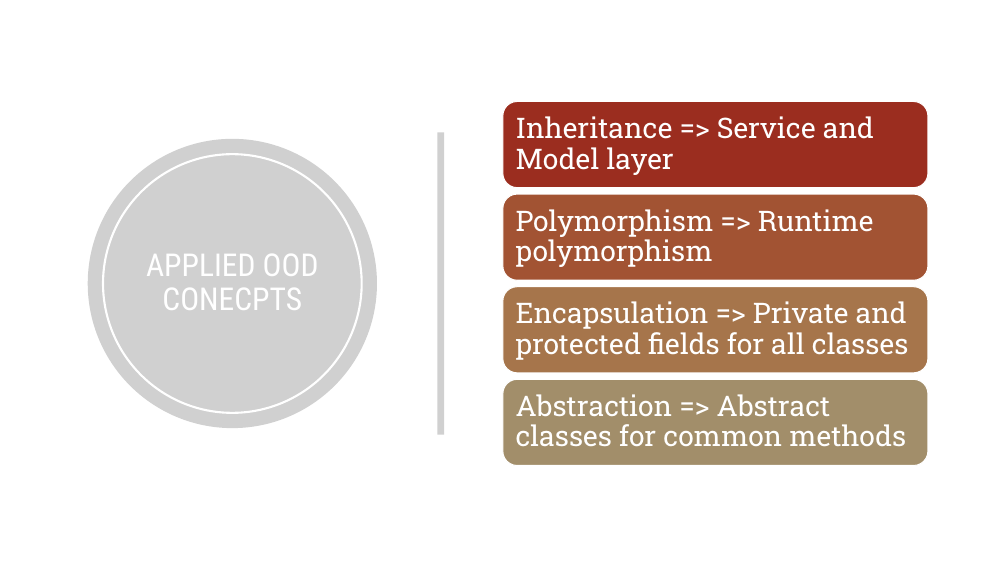
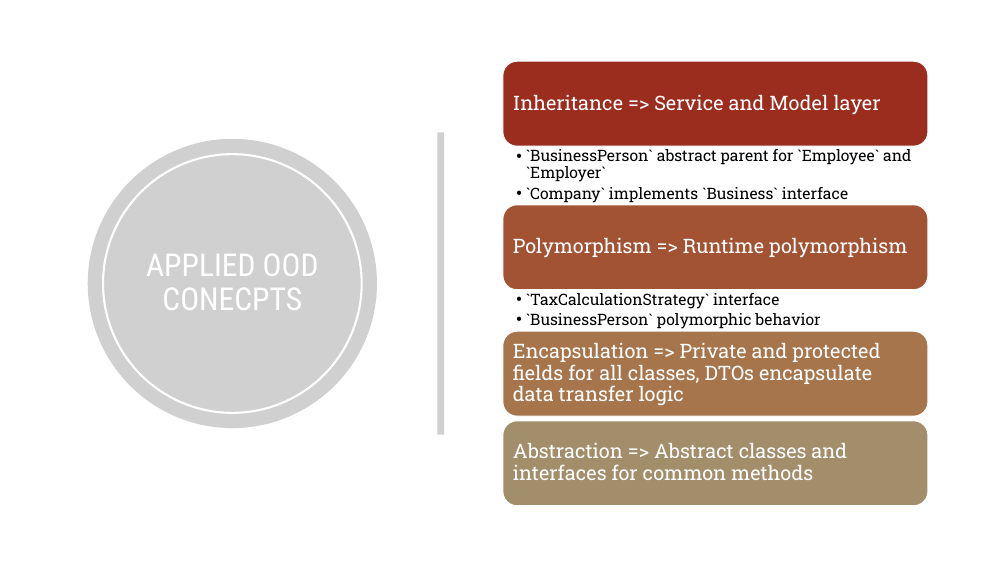
Before and after one commit to JacobLef/Buzy, a slide deck: slide 5 of src/docs/Grad_OOD_Final_Project_Slidehow.pptx. Drawn at 1008x567 pixels with LibreOffice and Linux fonts; fonts in the diff are those of the drawing; grey boxes stand for pictures; background and template pictures are left out. Boxes give left, top, right and bottom in pixels: in the first picture for what was removed or moved away, otherwise in the second. Text is boxed around its words. In the diff, an @@ line names an element or a change of style, - is before the commit and + after.

Commit message:
slides updated

```diff
--- a/src/docs/Grad_OOD_Final_Project_Slidehow.pptx
+++ b/src/docs/Grad_OOD_Final_Project_Slidehow.pptx
@@ rounded rectangle: place and size @@
-rounded rectangle at [503, 101, 928, 188]
+rounded rectangle at [503, 61, 928, 146]
@@ text "Inheritance => Service and Model ..." at [513, 94, 880, 115]: size 27 to 19 pt; less space between paragraphs @@
@@ text "Inheritance => Service and Model ...": place and size @@
-text "Inheritance => Service and Model ..." at [516, 116, 874, 175]
+text "Inheritance => Service and Model ..." at [513, 94, 880, 115]
@@ text added at [526, 149, 911, 203], 15 pt, text #000000 @@
+  • `BusinessPerson` abstract parent for `Employee` and `Employer`
+  • `Company` implements `Business` interface
@@ rounded rectangle: place and size @@
-rounded rectangle at [503, 194, 928, 281]
+rounded rectangle at [503, 205, 928, 290]
@@ text "Polymorphism => Runtime polymorphism": place and size @@
-text "Polymorphism => Runtime polymorphism" at [516, 209, 874, 267]
+text "Polymorphism => Runtime polymorphism" at [513, 238, 908, 257]
@@ text "Polymorphism => Runtime polymorphism" at [513, 238, 908, 257]: size 27 to 19 pt; less space between paragraphs @@
@@ text added at [526, 293, 820, 329], 15 pt, text #000000 @@
+  • `TaxCalculationStrategy` interface
+  • `BusinessPerson` polymorphic behavior
@@ rounded rectangle: place and size @@
-rounded rectangle at [503, 287, 928, 373]
+rounded rectangle at [503, 331, 928, 416]
@@ text at [513, 343, 880, 405]: text changed; size 27 to 19 pt @@
-Encapsulation => Private and protected fields for all classes
+Encapsulation => Private and protected fields for all classes, DTOs encapsulate data transfer logic
@@ rounded rectangle: place and size @@
-rounded rectangle at [503, 380, 928, 466]
+rounded rectangle at [503, 421, 928, 506]
@@ text at [513, 443, 847, 480]: text changed; size 27 to 19 pt @@
-Abstraction => Abstract classes for common methods
+Abstraction => Abstract classes and interfaces for common methods
```
Also in this commit, not shown: 5 other slides changed, 1 slide added.
